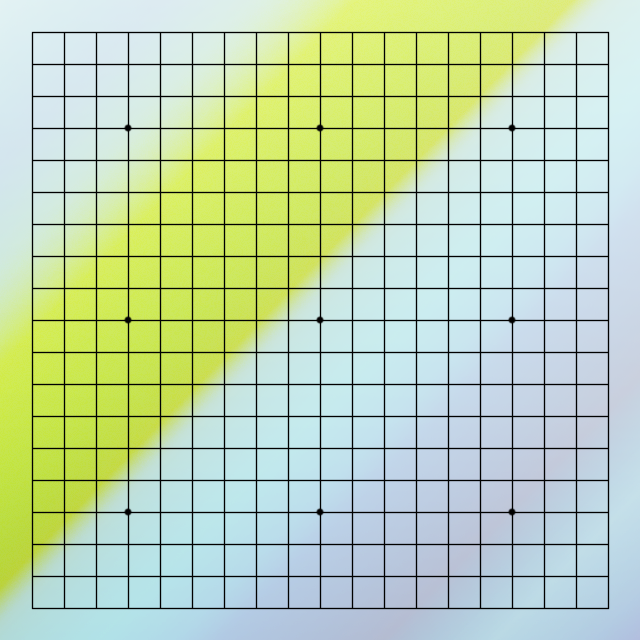
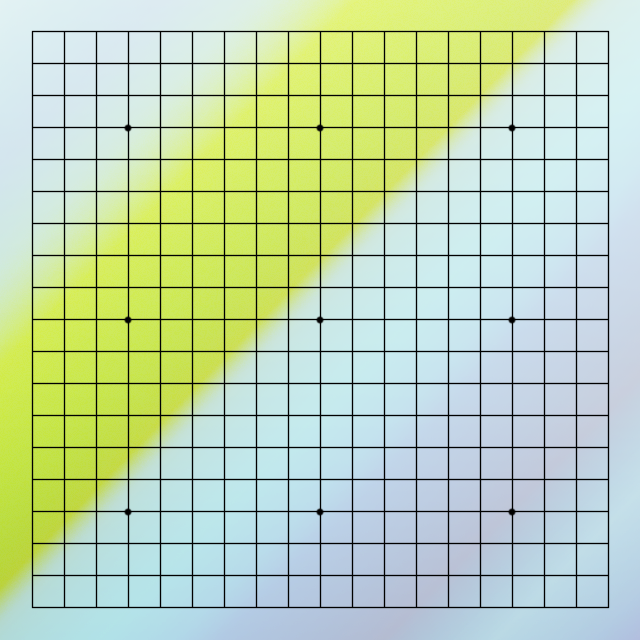
Layer changes from the first 640x640 image to the second:
renamed "Pasted Layer copy" to "Grid Blur", painted on it over [31, 30, 610, 610]
painted on "Grid" over [32, 31, 609, 609]
